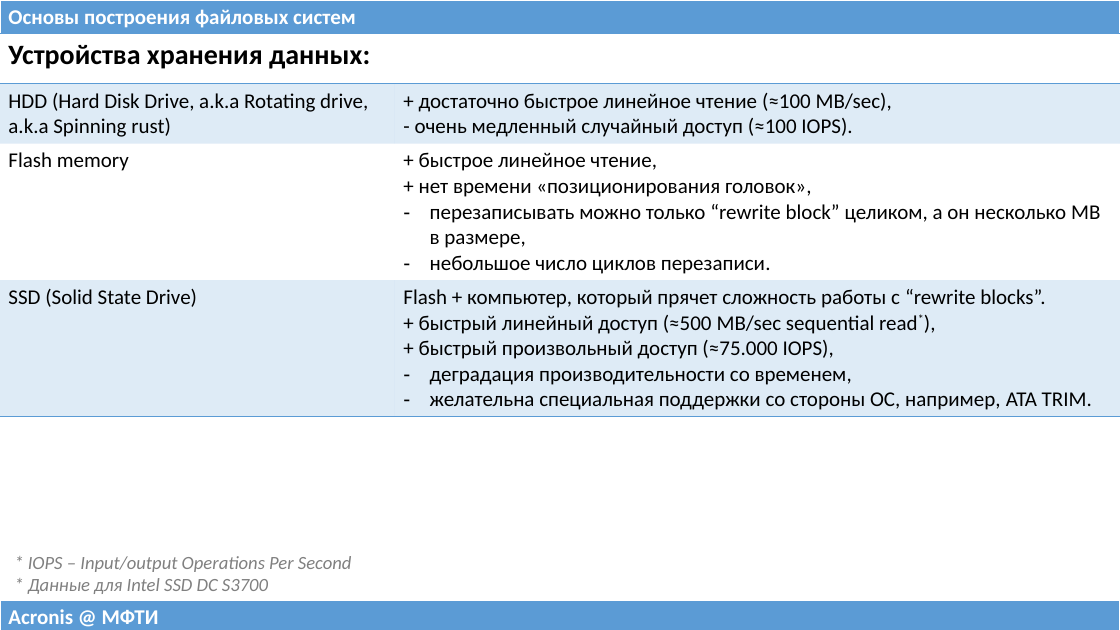
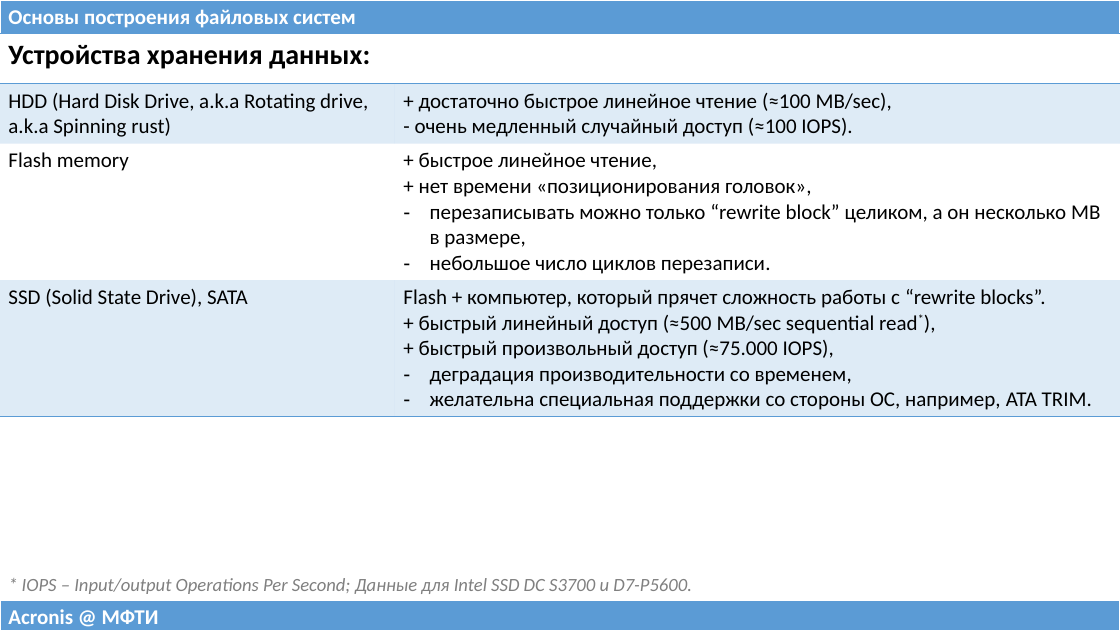
Before and after one commit to 75cc8545e7b021ed280ed0ef99fc7fc4/filesystems-101, a slide deck: slide 21 of talks/src/class00.pptx. Drawn at 1120x630 pixels with LibreOffice and Linux fonts; fonts in the diff are those of the drawing. Boxes give left, top, right and bottom in pixels: in the first picture for what was removed or moved away, otherwise in the second. Text is boxed around its words. In the diff, an @@ line names an element or a change of style, - is before the commit and + after.

```diff
--- a/talks/src/class00.pptx
+++ b/talks/src/class00.pptx
@@ table at (x1=0, y1=34, x2=1120, y2=414) @@
-row 4, column 1: SSD (Solid State Drive)
+row 4, column 1: SSD (Solid State Drive), SATA
@@ text at (x1=22, y1=578, x2=692, y2=594): text changed @@
-* IOPS – Input/output Operations Per Second
-* Данные для Intel SSD DC S3700
+* IOPS – Input/output Operations Per Second; Данные для Intel SSD DC S3700 и D7-P5600.
```
Also in this commit, not shown: 6 other slides changed, 1 slide added, 1 other file.
